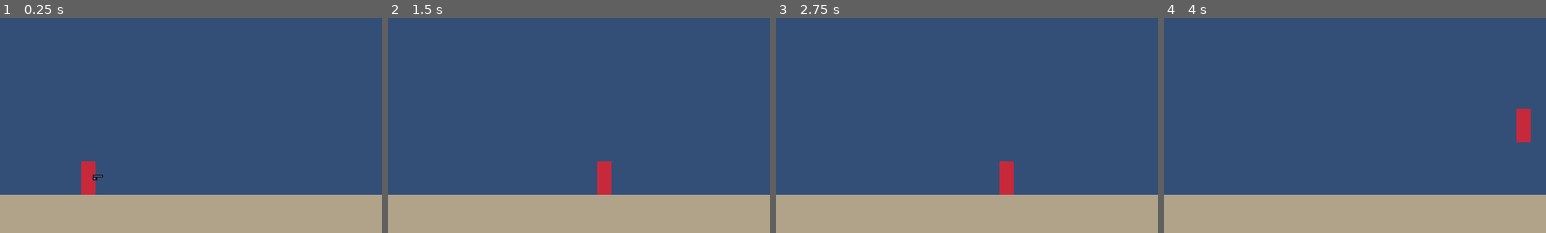
Above: before the commit, frames 1-4 (left to right).
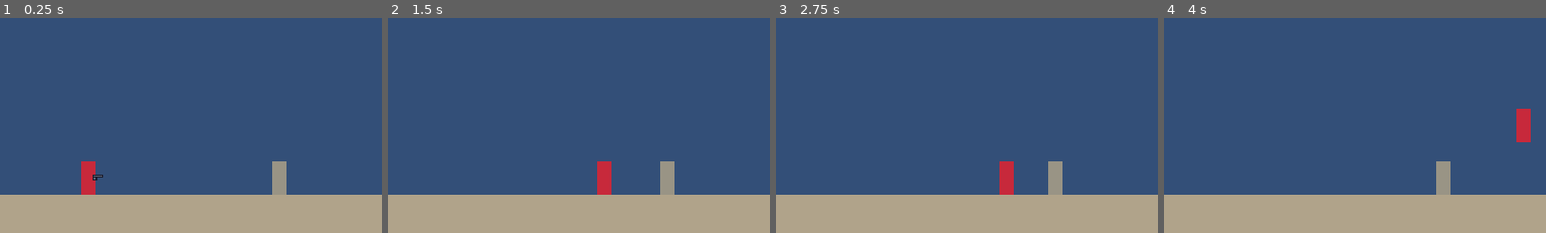
Above: after the commit, the same moments.

Repository: oplosy/fable
Game: Godot game, scene res://scenes/main.tscn
Same seed, same stepped clock (60 frames per second), same inputs: the game is played once before the commit and once after it.
Inputs:
- Up to frame 1 (0.25 s): no input
- Up to frame 2 (1.5 s): tap Enter at 0.5 s; hold D (p1_right) from 0.53 s (still down); tap J (p1_attack) at 0.6, 1.35 s; tap K (p1_jump) at 0.77 s
- Up to frame 3 (2.75 s): tap K (p1_jump) at 1.52 s; release D (p1_right) at 2.03 s; hold A (p1_left) from 2.03 s (still down); tap J (p1_attack) at 2.1 s
- Up to frame 4 (4 s): release A (p1_left) at 2.78 s; hold D (p1_right) from 2.78 s (still down); tap J (p1_attack) at 2.85, 3.6 s; tap K (p1_jump) at 3.02, 3.77 s
The pictures show only the part of the screen within x 38-88%, y 50-100%; the shares and areas given below are measured in that part.

The runs differ from the first frame. In frame 1, 0.6% of the frame differs, in the area x 71-75%, y 66-83%; in frame 2, 0.6%; in frame 3, 0.6%; in frame 4, 0.6%.

Commit message:
Spawn a respawning target dummy in the test arena

Diff:
--- /dev/null
+++ b/data/characters/dummy.tres
@@ -0,0 +1,8 @@
+[gd_resource type="Resource" script_class="CharacterData" load_steps=2 format=3]
+
+[ext_resource type="Script" path="res://scenes/fighter/character_data.gd" id="1_data"]
+
+[resource]
+script = ExtResource("1_data")
+display_name = "Dummy"
+placeholder_color = Color(0.6, 0.58, 0.52, 1)
--- a/scenes/arenas/test_arena.tscn
+++ b/scenes/arenas/test_arena.tscn
@@ -55,5 +55,8 @@
 [node name="P1" type="Marker2D" parent="SpawnPoints"]
 position = Vector2(320, 328)
 
+[node name="P2" type="Marker2D" parent="SpawnPoints"]
+position = Vector2(480, 328)
+
 [node name="Camera2D" type="Camera2D" parent="."]
 position = Vector2(320, 180)
--- a/scenes/main.gd
+++ b/scenes/main.gd
@@ -5,20 +5,44 @@
 @export var character: CharacterData
 ## Temporary until weapon pickups exist; Superfighters starts fighters unarmed.
 @export var starting_weapon: WeaponData
+## Temporary target for testing combat; spawned idle at the second spawn point.
+@export var dummy_character: CharacterData
+@export var dummy_respawn_time := 1.5
 
 var arena: Node2D
 var fighter: Fighter
+var dummy: Fighter
 
 
 func _ready() -> void:
 	arena = arena_scene.instantiate()
 	add_child(arena)
 
-	fighter = fighter_scene.instantiate()
-	fighter.character = character
-	fighter.controller = LocalController.new()
-	# Spawned into the arena so anything the fighter creates (projectiles) lives with the map.
-	arena.add_child(fighter)
-	fighter.global_position = arena.get_node("SpawnPoints").get_child(0).global_position
+	fighter = _spawn_fighter(character, LocalController.new(), 0)
 	if starting_weapon:
 		fighter.equip_firearm(starting_weapon)
+
+	if dummy_character:
+		_spawn_dummy()
+
+
+func _spawn_fighter(data: CharacterData, controller: FighterController, spawn_index: int) -> Fighter:
+	var spawned: Fighter = fighter_scene.instantiate()
+	spawned.character = data
+	spawned.controller = controller
+	# Spawned into the arena so anything the fighter creates (projectiles) lives with the map.
+	arena.add_child(spawned)
+	spawned.global_position = arena.get_node("SpawnPoints").get_child(spawn_index).global_position
+	return spawned
+
+
+func _spawn_dummy() -> void:
+	# No controller: the fighter stands idle.
+	dummy = _spawn_fighter(dummy_character, null, 1)
+	dummy.health.died.connect(_on_dummy_died.bind(dummy))
+
+
+func _on_dummy_died(dead: Fighter) -> void:
+	await get_tree().create_timer(dummy_respawn_time).timeout
+	dead.queue_free()
+	_spawn_dummy()
--- a/scenes/main.tscn
+++ b/scenes/main.tscn
@@ -1,10 +1,11 @@
-[gd_scene load_steps=6 format=3]
+[gd_scene load_steps=7 format=3]
 
 [ext_resource type="Script" path="res://scenes/main.gd" id="1_main"]
 [ext_resource type="PackedScene" path="res://scenes/arenas/test_arena.tscn" id="2_arena"]
 [ext_resource type="PackedScene" path="res://scenes/fighter/fighter.tscn" id="3_fighter"]
 [ext_resource type="Resource" path="res://data/characters/placeholder.tres" id="4_character"]
 [ext_resource type="Resource" path="res://data/weapons/pistol.tres" id="5_pistol"]
+[ext_resource type="Resource" path="res://data/characters/dummy.tres" id="6_dummy"]
 
 [node name="Main" type="Node2D"]
 script = ExtResource("1_main")
@@ -12,3 +13,4 @@
 fighter_scene = ExtResource("3_fighter")
 character = ExtResource("4_character")
 starting_weapon = ExtResource("5_pistol")
+dummy_character = ExtResource("6_dummy")
--- a/tests/test_fighter.gd
+++ b/tests/test_fighter.gd
@@ -78,10 +78,17 @@
 	await physics_frames(120)
 	check(get_nodes_in_group("projectiles").is_empty(), "bullet is removed after hitting the wall")
 
+	# Count spawns rather than live bullets: a shot may already have hit the dummy.
+	var shots := [0]
+	var count_shot := func(node: Node) -> void:
+		if node is Projectile:
+			shots[0] += 1
+	main.arena.child_entered_tree.connect(count_shot)
 	Input.action_press("p1_attack")
 	await physics_frames(30)
 	Input.action_release("p1_attack")
-	check(get_nodes_in_group("projectiles").size() == 1, "semi-auto pistol fires once while held")
+	main.arena.child_entered_tree.disconnect(count_shot)
+	check(shots[0] == 1, "semi-auto pistol fires once while held")
 
 	Input.action_press("p1_up")
 	await physics_frames(30)
--- /dev/null
+++ b/tests/test_main.gd
@@ -0,0 +1,24 @@
+# Run: godot --headless --path . -s res://tests/test_main.gd
+extends "res://tests/test_case.gd"
+
+
+func run() -> void:
+	var main: Node = load("res://scenes/main.tscn").instantiate()
+	root.add_child(main)
+	await physics_frames(30)
+	var dummy: Fighter = main.dummy
+
+	check(dummy != null and dummy.character.display_name == "Dummy", "main spawns the target dummy")
+	check(dummy.global_position.x == main.arena.get_node("SpawnPoints/P2").global_position.x, "dummy stands at the second spawn point")
+	check(dummy.controller.get_script() == FighterController, "dummy has the idle controller")
+
+	Input.action_press("p1_attack")
+	await physics_frames(2)
+	Input.action_release("p1_attack")
+	await physics_frames(30)
+	check(dummy.health.current == dummy.health.max_health - main.starting_weapon.damage, "player's shot damages the dummy")
+
+	dummy.take_hit(1000)
+	await physics_frames(int(main.dummy_respawn_time * 60) + 10)
+	check(not is_instance_valid(dummy), "dead dummy is removed")
+	check(main.dummy != null and not main.dummy.is_dead(), "a fresh dummy respawns")
Not shown, added: tests/test_main.gd.uid
